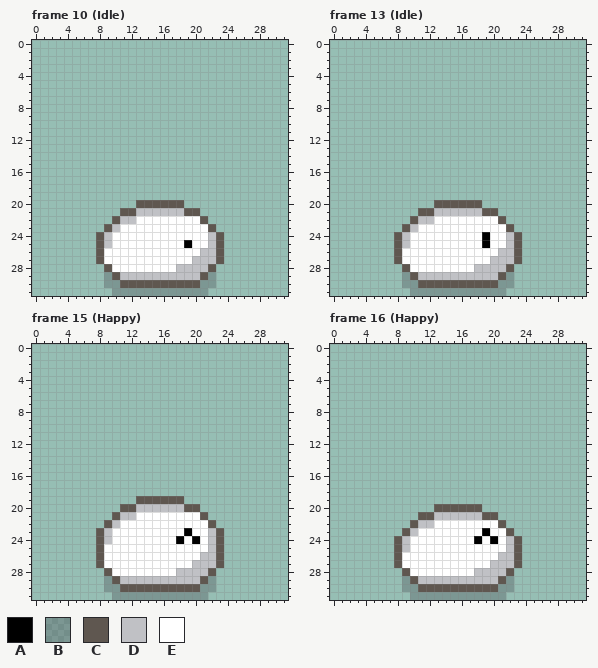
Pixel-art file: rawresources/RAWSPRITES/PLCs/plc_slime01.aseprite. The first picture shows the starting point.
32x32 pixels, 74 frames. Colours within 5 levels of each other are drawn and written as one. Shown: frame 10 (Idle), frame 13 (Idle), frame 15 (Happy), frame 16 (Happy). The commit also changed other frames, which this record leaves out.
Palette (. is transparent): A #000000  B #2e222f40  C #5f5750  D #c0c1c5  E #ffffff
After the commit:
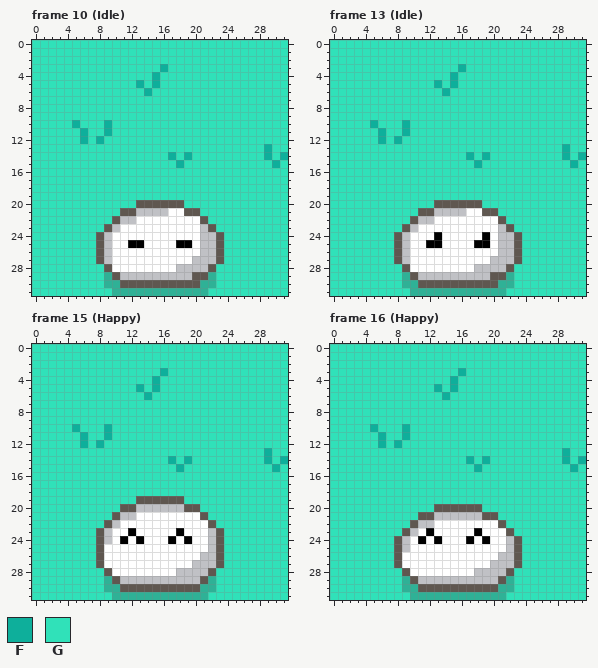
Colours new in this view: F #0eaf9b  G #30e1b9
Change:
layer "Layer 1" now shown
layer "side" now hidden
layer "front" now shown
colour B: #2e222f40 -> #2fb196
Frame 10 (Idle), layers "front", "Layer 1":
y 0..2: x 0..31 ................................ -> GGGGGGGGGGGGGGGGGGGGGGGGGGGGGGGG
y 3: x 0..31 ................................ -> GGGGGGGGGGGGGGGGFGGGGGGGGGGGGGGG
y 4: x 0..31 ................................ -> GGGGGGGGGGGGGGGFGGGGGGGGGGGGGGGG
y 5: x 0..31 ................................ -> GGGGGGGGGGGGGFGFGGGGGGGGGGGGGGGG
y 6: x 0..31 ................................ -> GGGGGGGGGGGGGGFGGGGGGGGGGGGGGGGG
y 7..9: x 0..31 ................................ -> GGGGGGGGGGGGGGGGGGGGGGGGGGGGGGGG
y 10: x 0..31 ................................ -> GGGGGFGGGFGGGGGGGGGGGGGGGGGGGGGG
y 11: x 0..31 ................................ -> GGGGGGFGGFGGGGGGGGGGGGGGGGGGGGGG
y 12: x 0..31 ................................ -> GGGGGGFGFGGGGGGGGGGGGGGGGGGGGGGG
y 13: x 0..31 ................................ -> GGGGGGGGGGGGGGGGGGGGGGGGGGGGGFGG
y 14: x 0..31 ................................ -> GGGGGGGGGGGGGGGGGFGFGGGGGGGGGFGF
y 15: x 0..31 ................................ -> GGGGGGGGGGGGGGGGGGFGGGGGGGGGGGFG
y 16..19: x 0..31 ................................ -> GGGGGGGGGGGGGGGGGGGGGGGGGGGGGGGG
y 20: x 0..12 ............. -> GGGGGGGGGGGGG; x 19..31 ............. -> GGGGGGGGGGGGG
y 21: x 0..10 ........... -> GGGGGGGGGGG; x 17..18 DD -> EE; x 21..31 ........... -> GGGGGGGGGGG
y 22: x 0..9 .......... -> GGGGGGGGGG; x 22..31 .......... -> GGGGGGGGGG
y 23: x 0..8 ......... -> GGGGGGGGG; x 21 E -> D; x 23..31 ......... -> GGGGGGGGG
y 24: x 0..7 ........ -> GGGGGGGG; x 21 E -> D; x 24..31 ........ -> GGGGGGGG
y 25: x 0..7 ........ -> GGGGGGGG; x 12..13 EE -> AA; x 18 E -> A; x 21 E -> D; x 24..31 ........ -> GGGGGGGG
y 26..27: x 0..7 ........ -> GGGGGGGG; x 9 E -> D; x 24..31 ........ -> GGGGGGGG
y 28: x 0..8 ......... -> GGGGGGGGG; x 23..31 ......... -> GGGGGGGGG
y 29: x 0..8 ......... -> GGGGGGGGG; x 20 D -> C; x 23..31 ......... -> GGGGGGGGG
y 30: x 0..8 ......... -> GGGGGGGGG; x 23..31 ......... -> GGGGGGGGG
y 31: x 0..9 .......... -> GGGGGGGGGG; x 22..31 .......... -> GGGGGGGGGG
Frame 13 (Idle), layers "front", "Layer 1":
y 0..2: x 0..31 ................................ -> GGGGGGGGGGGGGGGGGGGGGGGGGGGGGGGG
y 3: x 0..31 ................................ -> GGGGGGGGGGGGGGGGFGGGGGGGGGGGGGGG
y 4: x 0..31 ................................ -> GGGGGGGGGGGGGGGFGGGGGGGGGGGGGGGG
y 5: x 0..31 ................................ -> GGGGGGGGGGGGGFGFGGGGGGGGGGGGGGGG
y 6: x 0..31 ................................ -> GGGGGGGGGGGGGGFGGGGGGGGGGGGGGGGG
y 7..9: x 0..31 ................................ -> GGGGGGGGGGGGGGGGGGGGGGGGGGGGGGGG
y 10: x 0..31 ................................ -> GGGGGFGGGFGGGGGGGGGGGGGGGGGGGGGG
y 11: x 0..31 ................................ -> GGGGGGFGGFGGGGGGGGGGGGGGGGGGGGGG
y 12: x 0..31 ................................ -> GGGGGGFGFGGGGGGGGGGGGGGGGGGGGGGG
y 13: x 0..31 ................................ -> GGGGGGGGGGGGGGGGGGGGGGGGGGGGGFGG
y 14: x 0..31 ................................ -> GGGGGGGGGGGGGGGGGFGFGGGGGGGGGFGF
y 15: x 0..31 ................................ -> GGGGGGGGGGGGGGGGGGFGGGGGGGGGGGFG
y 16..19: x 0..31 ................................ -> GGGGGGGGGGGGGGGGGGGGGGGGGGGGGGGG
y 20: x 0..12 ............. -> GGGGGGGGGGGGG; x 19..31 ............. -> GGGGGGGGGGGGG
y 21: x 0..10 ........... -> GGGGGGGGGGG; x 17..18 DD -> EE; x 21..31 ........... -> GGGGGGGGGGG
y 22: x 0..9 .......... -> GGGGGGGGGG; x 22..31 .......... -> GGGGGGGGGG
y 23: x 0..8 ......... -> GGGGGGGGG; x 21 E -> D; x 23..31 ......... -> GGGGGGGGG
y 24: x 0..7 ........ -> GGGGGGGG; x 13 E -> A; x 21 E -> D; x 24..31 ........ -> GGGGGGGG
y 25: x 0..7 ........ -> GGGGGGGG; x 12..13 EE -> AA; x 18 E -> A; x 21 E -> D; x 24..31 ........ -> GGGGGGGG
y 26..27: x 0..7 ........ -> GGGGGGGG; x 9 E -> D; x 24..31 ........ -> GGGGGGGG
y 28: x 0..8 ......... -> GGGGGGGGG; x 23..31 ......... -> GGGGGGGGG
y 29: x 0..8 ......... -> GGGGGGGGG; x 20 D -> C; x 23..31 ......... -> GGGGGGGGG
y 30: x 0..8 ......... -> GGGGGGGGG; x 23..31 ......... -> GGGGGGGGG
y 31: x 0..9 .......... -> GGGGGGGGGG; x 22..31 .......... -> GGGGGGGGGG
Frame 15 (Happy), layers "front", "Layer 1":
y 0..2: x 0..31 ................................ -> GGGGGGGGGGGGGGGGGGGGGGGGGGGGGGGG
y 3: x 0..31 ................................ -> GGGGGGGGGGGGGGGGFGGGGGGGGGGGGGGG
y 4: x 0..31 ................................ -> GGGGGGGGGGGGGGGFGGGGGGGGGGGGGGGG
y 5: x 0..31 ................................ -> GGGGGGGGGGGGGFGFGGGGGGGGGGGGGGGG
y 6: x 0..31 ................................ -> GGGGGGGGGGGGGGFGGGGGGGGGGGGGGGGG
y 7..9: x 0..31 ................................ -> GGGGGGGGGGGGGGGGGGGGGGGGGGGGGGGG
y 10: x 0..31 ................................ -> GGGGGFGGGFGGGGGGGGGGGGGGGGGGGGGG
y 11: x 0..31 ................................ -> GGGGGGFGGFGGGGGGGGGGGGGGGGGGGGGG
y 12: x 0..31 ................................ -> GGGGGGFGFGGGGGGGGGGGGGGGGGGGGGGG
y 13: x 0..31 ................................ -> GGGGGGGGGGGGGGGGGGGGGGGGGGGGGFGG
y 14: x 0..31 ................................ -> GGGGGGGGGGGGGGGGGFGFGGGGGGGGGFGF
y 15: x 0..31 ................................ -> GGGGGGGGGGGGGGGGGGFGGGGGGGGGGGFG
y 16..18: x 0..31 ................................ -> GGGGGGGGGGGGGGGGGGGGGGGGGGGGGGGG
y 19: x 0..12 ............. -> GGGGGGGGGGGGG; x 19..31 ............. -> GGGGGGGGGGGGG
y 20: x 0..10 ........... -> GGGGGGGGGGG; x 21..31 ........... -> GGGGGGGGGGG
y 21: x 0..9 .......... -> GGGGGGGGGG; x 22..31 .......... -> GGGGGGGGGG
y 22: x 0..8 ......... -> GGGGGGGGG; x 23..31 ......... -> GGGGGGGGG
y 23: x 0..7 ........ -> GGGGGGGG; x 12 E -> A; x 18..19 EA -> AE; x 24..31 ........ -> GGGGGGGG
y 24: x 0..7 ........ -> GGGGGGGG; x 11 E -> A; x 13 E -> A; x 17..20 EAEA -> AEAE; x 24..31 ........ -> GGGGGGGG
y 25..27: x 0..7 ........ -> GGGGGGGG; x 24..31 ........ -> GGGGGGGG
y 28..30: x 0..8 ......... -> GGGGGGGGG; x 23..31 ......... -> GGGGGGGGG
y 31: x 0..9 .......... -> GGGGGGGGGG; x 22..31 .......... -> GGGGGGGGGG
Frame 16 (Happy), layers "front", "Layer 1":
y 0..2: x 0..31 ................................ -> GGGGGGGGGGGGGGGGGGGGGGGGGGGGGGGG
y 3: x 0..31 ................................ -> GGGGGGGGGGGGGGGGFGGGGGGGGGGGGGGG
y 4: x 0..31 ................................ -> GGGGGGGGGGGGGGGFGGGGGGGGGGGGGGGG
y 5: x 0..31 ................................ -> GGGGGGGGGGGGGFGFGGGGGGGGGGGGGGGG
y 6: x 0..31 ................................ -> GGGGGGGGGGGGGGFGGGGGGGGGGGGGGGGG
y 7..9: x 0..31 ................................ -> GGGGGGGGGGGGGGGGGGGGGGGGGGGGGGGG
y 10: x 0..31 ................................ -> GGGGGFGGGFGGGGGGGGGGGGGGGGGGGGGG
y 11: x 0..31 ................................ -> GGGGGGFGGFGGGGGGGGGGGGGGGGGGGGGG
y 12: x 0..31 ................................ -> GGGGGGFGFGGGGGGGGGGGGGGGGGGGGGGG
y 13: x 0..31 ................................ -> GGGGGGGGGGGGGGGGGGGGGGGGGGGGGFGG
y 14: x 0..31 ................................ -> GGGGGGGGGGGGGGGGGFGFGGGGGGGGGFGF
y 15: x 0..31 ................................ -> GGGGGGGGGGGGGGGGGGFGGGGGGGGGGGFG
y 16..19: x 0..31 ................................ -> GGGGGGGGGGGGGGGGGGGGGGGGGGGGGGGG
y 20: x 0..12 ............. -> GGGGGGGGGGGGG; x 19..31 ............. -> GGGGGGGGGGGGG
y 21: x 0..10 ........... -> GGGGGGGGGGG; x 21..31 ........... -> GGGGGGGGGGG
y 22: x 0..9 .......... -> GGGGGGGGGG; x 22..31 .......... -> GGGGGGGGGG
y 23: x 0..8 ......... -> GGGGGGGGG; x 12 E -> A; x 18..19 EA -> AE; x 23..31 ......... -> GGGGGGGGG
y 24: x 0..7 ........ -> GGGGGGGG; x 11 E -> A; x 13 E -> A; x 17..20 EAEA -> AEAE; x 24..31 ........ -> GGGGGGGG
y 25..27: x 0..7 ........ -> GGGGGGGG; x 24..31 ........ -> GGGGGGGG
y 28..30: x 0..8 ......... -> GGGGGGGGG; x 23..31 ......... -> GGGGGGGGG
y 31: x 0..9 .......... -> GGGGGGGGGG; x 22..31 .......... -> GGGGGGGGGG
Changed places in both pictures, as pixel boxes (x1, y1, x2, y2):
changed: (32, 40, 288, 296)
changed: (330, 40, 586, 296)
changed: (32, 344, 288, 600)
changed: (330, 344, 586, 600)
